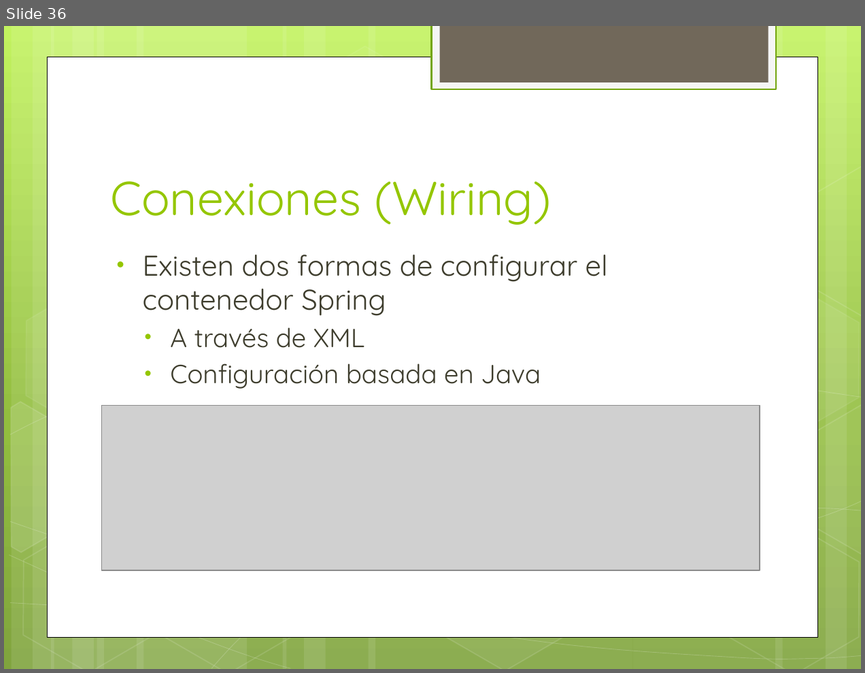
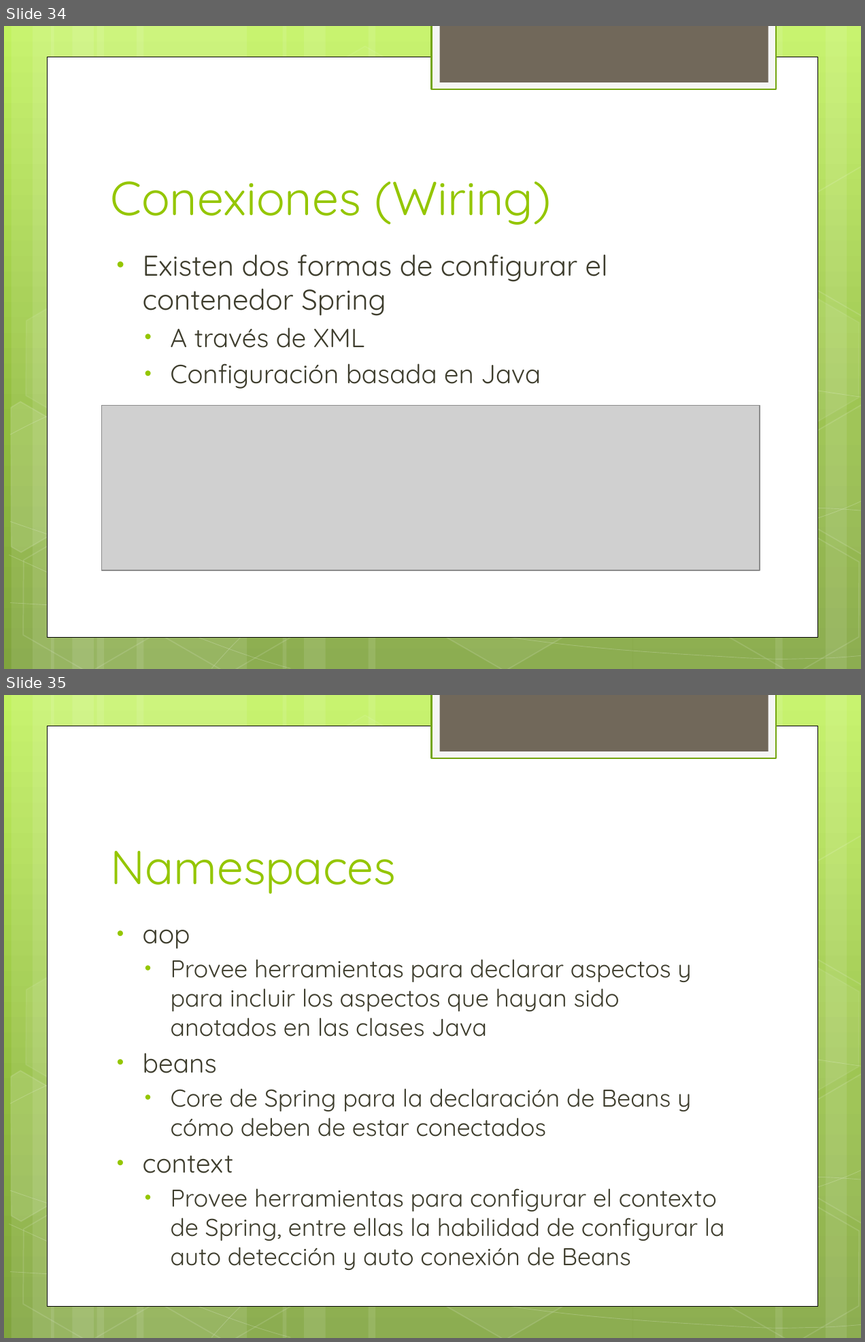
Before and after one commit to jdmr/CursoSpring, a slide deck: Presentation1.pptx. Shown one above the other, each under a label of ours: slide 36 before the commit, slides 34 and 35 after it. The pictures are 865x673 and 865x1342 pixels, drawn with LibreOffice and Linux fonts; fonts in the diff are those of the drawing; grey boxes stand for pictures. Boxes give left, top, right and bottom in pixels: in the first picture for what was removed or moved away, otherwise in the second. Text is boxed around its words. In the diff, an @@ line names an element or a change of style, - is before the commit and + after.

```diff
--- a/Presentation1.pptx
+++ b/Presentation1.pptx
@@ slide 35 added at [4, 695, 861, 1338], background gradient #C3F35F to #93BF3F to #81A53E; not listed: 31 template elements that a slide beside it also shows @@
@@ title added at [110, 851, 396, 894], 40 pt, text #94C600 @@
+Namespaces
@@ text added at [143, 929, 725, 1270], 20.4 pt, text #3E3D2D @@
+• aop
+  • Provee herramientas para declarar aspectos y para incluir los aspectos que hayan sido anotados en las clases Java
+• beans
+  • Core de Spring para la declaración de Beans y cómo deben de estar conectados
+• context
+  • Provee herramientas para configurar el contexto de Spring, entre ellas la habilidad de configurar la auto detección y auto conexión de Beans
@@ what was slide 36 is now slide 34 @@
```
Also in this commit, not shown: 1 slide changed, 40 other slides added.
